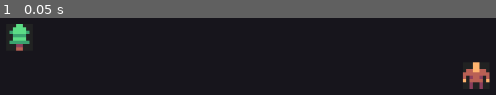
Above: before the commit, frame 1.
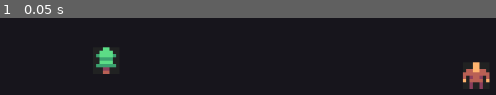
Above: after the commit, the same moment.

Repository: colinbellino/ai-and-games-2022
Game: Godot game, scene res://media/scenes/entities/EntityPlayground.tscn
Two runs of this game, one before a commit and one after it. Both use one fixed random seed, a clock stepped at 60 frames per second and the inputs below. This scene is started directly instead of the project's main scene.
Inputs:
- Up to frame 1 (0.05 s): no input

The runs differ from the first frame. In frame 1, 1.9% of the frame differs, in the area x 1-24%, y 7-73%.

Commit message:
Playground adjustments

Diff:
--- a/media/scenes/entities/EntityPlayground.tscn
+++ b/media/scenes/entities/EntityPlayground.tscn
@@ -7,9 +7,10 @@
 
 [node name="Hero" parent="." instance=ExtResource( 1 )]
 position = Vector2( 139, 65 )
+source = null
 
 [node name="Tree" parent="." instance=ExtResource( 2 )]
-position = Vector2( 2, 53 )
+position = Vector2( 28, 60 )
 
 [node name="Camera2D" type="Camera2D" parent="."]
 position = Vector2( 88, 64 )
--- a/media/scenes/entities/HeroEntity.tscn
+++ b/media/scenes/entities/HeroEntity.tscn
@@ -12,6 +12,7 @@
 
 [node name="Hero" type="KinematicBody2D"]
 script = ExtResource( 3 )
+source = null
 
 [node name="Sprite" type="Sprite" parent="."]
 texture = ExtResource( 1 )
